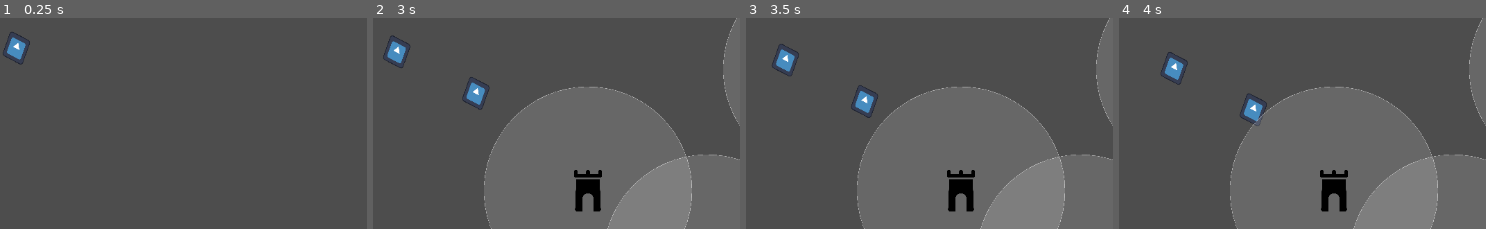
Above: before the commit, frames 1-4 (left to right).
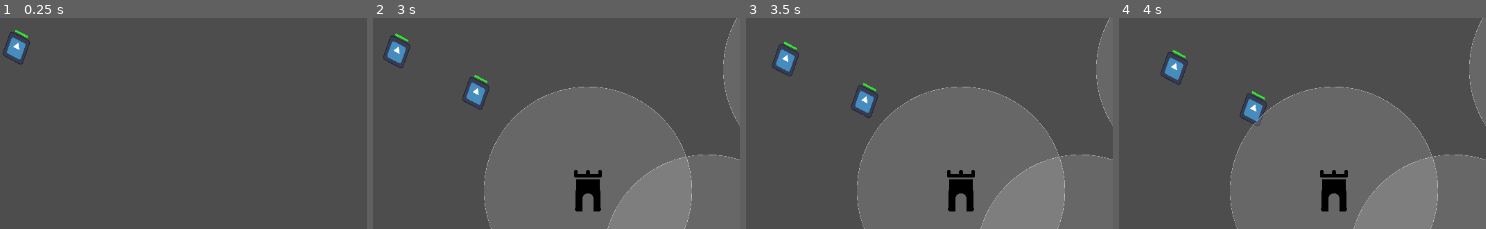
Above: after the commit, the same moments.

Repository: theteng/tower-defence-game
Game: Godot game, scene res://game.tscn
The game is run twice, just before and just after one commit, with the same random seed, the same clock (stepped at 60 frames per second) and the same inputs. The engine's default icon, where the game draws it, is replaced by a stand-in: a white triangle on a blue panel in a dark square.
Inputs (mouse positions are % of the whole screen's width and height, from its top left):
- Up to frame 1 (0.25 s): no input
- Up to frame 2 (3 s): move the mouse to (76, 47) at 0.52 s; click (76, 47) at 0.67 s; move the mouse to (31, 58) at 1.27 s; click (31, 58) at 1.42 s; move the mouse to (63, 29) at 2.02 s; click (63, 29) at 2.17 s; move the mouse to (47, 74) at 2.77 s; click (47, 74) at 2.92 s
- Up to frame 3 (3.5 s): no input
- Up to frame 4 (4 s): move the mouse to (85, 69) at 3.52 s; click (85, 69) at 3.67 s
The pictures show only the part of the screen within x 1-51%, y 17-67%; the shares and areas given below are measured in that part.

The runs differ from the first frame. In frame 1, less than 0.1% of the frame differs, in the area x 4-8%, y 5-10%; in frame 2, 0.1%, in the area x 5-32%, y 7-31%; in frame 3, less than 0.1%; in frame 4, less than 0.1%.

Commit message:
feat: add basic enemy with health bar

Diff:
--- /dev/null
+++ b/enemy.gd
@@ -0,0 +1,39 @@
+extends CharacterBody2D
+
+@export var max_hp := 5
+var hp := 0
+
+# Health bar settings
+@export var bar_width := 40.0
+@export var bar_height := 16.0
+@export var bar_offset := Vector2(-20, -30) # left/up from enemy origin
+
+func _ready() -> void:
+	hp = max_hp
+	add_to_group("enemies")
+	queue_redraw()
+
+func take_damage(amount: int) -> void:
+	hp -= amount
+	queue_redraw()
+	if hp <= 0:
+		queue_free()
+
+func _draw() -> void:
+	# Big obvious marker so we know drawing works at all
+	draw_circle(Vector2.ZERO, 25.0, Color(1, 0, 0, 0.8))
+
+	# Health bar (very large and above)
+	var w := 80.0
+	var h := 10.0
+	var offset := Vector2(-w * 0.5, -80.0)
+
+	var bg := Rect2(offset, Vector2(w, h))
+	draw_rect(bg, Color(0, 0, 0, 0.8))
+
+	var ratio := 0.0
+	if max_hp > 0:
+		ratio = clamp(float(hp) / float(max_hp), 0.0, 1.0)
+
+	var fg := Rect2(offset, Vector2(w * ratio, h))
+	draw_rect(fg, Color(0.2, 1.0, 0.2, 0.9))
--- a/enemy.tscn
+++ b/enemy.tscn
@@ -1,10 +1,12 @@
-[gd_scene load_steps=3 format=3 uid="uid://bpq2pr4a0pw27"]
+[gd_scene load_steps=4 format=3 uid="uid://bpq2pr4a0pw27"]
 
+[ext_resource type="Script" uid="uid://b3jcmxc2c5j3f" path="res://enemy.gd" id="1_4gyqm"]
 [ext_resource type="Texture2D" uid="uid://n5wurppyeq5" path="res://icon.svg" id="1_7k104"]
 
 [sub_resource type="RectangleShape2D" id="RectangleShape2D_7xaro"]
 
 [node name="Enemy" type="CharacterBody2D"]
+script = ExtResource("1_4gyqm")
 
 [node name="Sprite2D" type="Sprite2D" parent="."]
 texture = ExtResource("1_7k104")
Not shown, added: enemy.gd.uid
